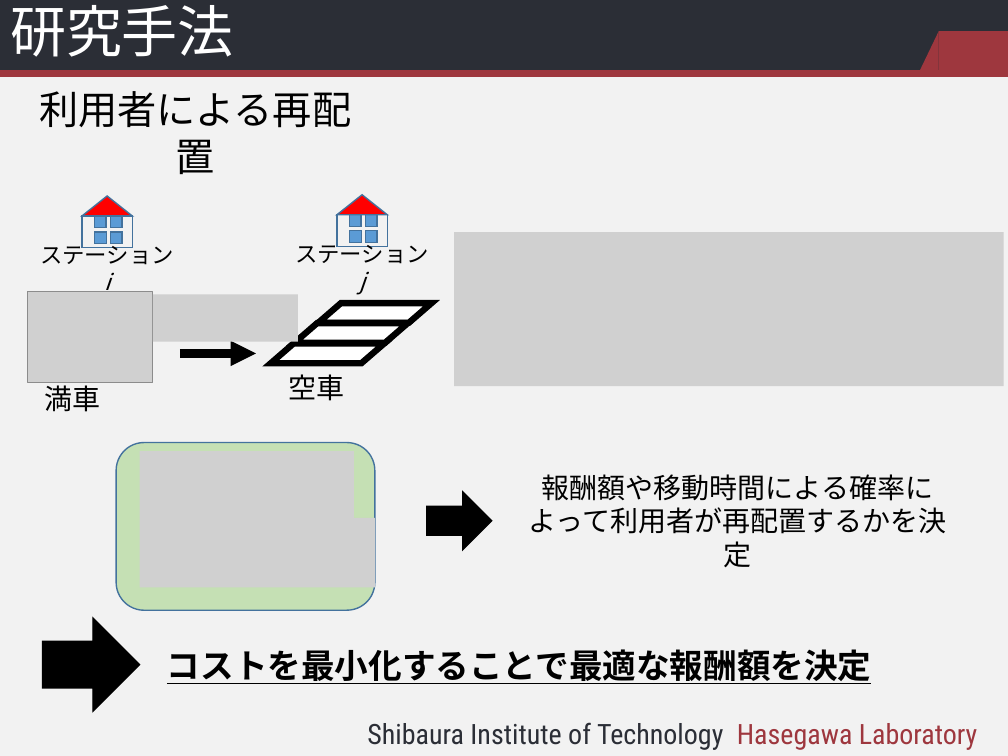
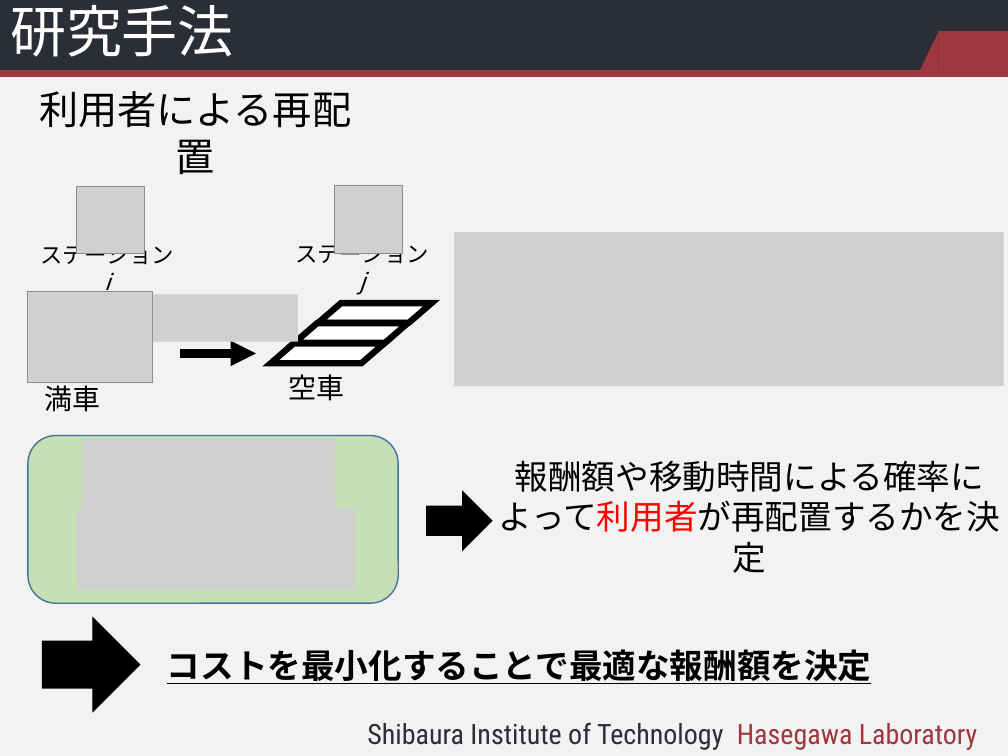
Before and after one commit to kotaro912214/research, a slide deck: slide 10 of 中間発表/BQ16048_中間発表_関_パワポ3.pptx. Drawn at 1008x756 pixels with LibreOffice and Linux fonts; fonts in the diff are those of the drawing; grey boxes stand for pictures; background and template pictures are left out. Boxes give left, top, right and bottom in pixels: in the first picture for what was removed or moved away, otherwise in the second. Text is boxed around its words. In the diff, an @@ line names an element or a change of style, - is before the commit and + after.

```diff
--- a/中間発表/BQ16048_中間発表_関_パワポ3.pptx
+++ b/中間発表/BQ16048_中間発表_関_パワポ3.pptx
@@ picture added at [77, 186, 144, 254] @@
@@ picture added at [335, 185, 402, 253] @@
@@ group removed at [82, 196, 132, 248]: 5 rectangles, 1 triangle @@
@@ group removed at [337, 195, 387, 247]: 5 rectangles, 1 triangle @@
@@ rounded rectangle: place and size @@
-rounded rectangle at [116, 443, 375, 610]
+rounded rectangle at [28, 435, 398, 603]
@@ picture: place and size @@
-picture at [139, 451, 354, 517]
+picture at [82, 438, 335, 517]
@@ text at [499, 460, 1000, 573]: text changed; size 20 to 24 pt @@
-報酬額や移動時間による確率によって利用者が再配置するかを決定
+報酬額や移動時間による確率に
+よって利用者が再配置するかを決定
@@ picture: place and size @@
-picture at [139, 518, 374, 588]
+picture at [77, 507, 355, 589]
```
Also in this commit, not shown: 8 other slides changed, 3 slides added, 2 slides removed, 14 other files.
